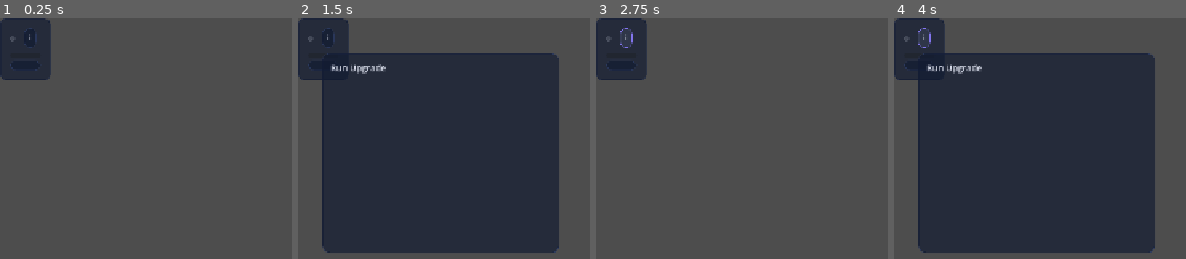
Above: before the commit, frames 1-4 (left to right).
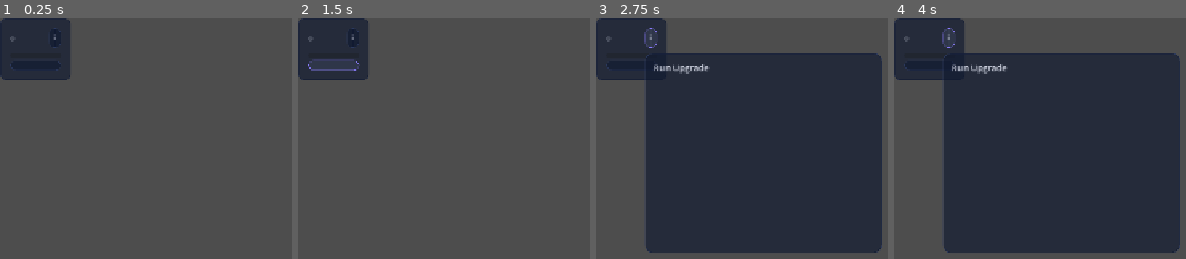
Above: after the commit, the same moments.

Repository: franciscoCapa27/Squared_2
Game: Godot game, scene res://scenes/ui/RunUpgradeCard.tscn
Same seed, same stepped clock (60 frames per second), same inputs: the game is played once before the commit and once after it. This scene is started directly instead of the project's main scene.
Inputs (mouse positions are in pixels of both pictures, inside the frame that each line leads up to; where the layout moved, square brackets give the same spot in the first picture):
- Up to frame 1 (0.25 s): no input
- Up to frame 2 (1.5 s): click "i" at 0.5 s; click (333, 66) [324, 66] at 1.25 s
- Up to frame 3 (2.75 s): click "i" at 2 s
- Up to frame 4 (4 s): click (929, 66) [920, 66] at 2.75 s; click "i" at 3.5 s

The runs differ from the first frame. In frame 1, 1.7% of the frame differs, in the area x 8-24%, y 0-26%; in frame 2, 67%; in frame 3, 68%, in the area x 8-98%, y 0-98%; in frame 4, 15%.

Commit message:
fix(ui): prevent card header squeezing

Diff:
--- a/squared-2/scenes/main/Main.tscn
+++ b/squared-2/scenes/main/Main.tscn
@@ -217,6 +217,7 @@
 [node name="PassiveGeneratorList" type="VBoxContainer" parent="RootMargin/MainVBox/BodyHBox/LeftPanel/PassivePanel/PassiveMargin/PassiveVBox/PassiveScroll" unique_id=1387505987]
 unique_name_in_owner = true
 layout_mode = 2
+size_flags_horizontal = 3
 theme_override_constants/separation = 12
 
 [node name="AchievementSummaryPanel" type="PanelContainer" parent="RootMargin/MainVBox/BodyHBox/LeftPanel" unique_id=425114931]
--- a/squared-2/scenes/ui/PassiveGeneratorCard.tscn
+++ b/squared-2/scenes/ui/PassiveGeneratorCard.tscn
@@ -7,6 +7,7 @@
 offset_right = 40.0
 offset_bottom = 40.0
 size_flags_vertical = 0
+size_flags_horizontal = 3
 script = ExtResource("1_w8yjn")
 
 [node name="CardMargin" type="MarginContainer" parent="." unique_id=1646056221]
@@ -44,6 +45,8 @@
 unique_name_in_owner = true
 custom_minimum_size = Vector2(18, 18)
 layout_mode = 2
+size_flags_horizontal = 0
+size_flags_vertical = 4
 theme_override_font_sizes/font_size = 11
 help_title = "Passive generator"
 
--- a/squared-2/scenes/ui/RunUpgradeCard.tscn
+++ b/squared-2/scenes/ui/RunUpgradeCard.tscn
@@ -7,6 +7,7 @@
 offset_right = 40.0
 offset_bottom = 40.0
 size_flags_vertical = 0
+size_flags_horizontal = 3
 script = ExtResource("1_i0pfe")
 
 [node name="MarginContainer" type="MarginContainer" parent="." unique_id=1764577585]
@@ -32,19 +33,26 @@
 unique_name_in_owner = true
 layout_mode = 2
 size_flags_horizontal = 3
-autowrap_mode = 3
+autowrap_mode = 0
+clip_text = true
+
+[node name="CategoryLevelLabel" type="Label" parent="MarginContainer/VBoxContainer/TitleRow" unique_id=1822474060]
+unique_name_in_owner = true
+layout_mode = 2
+custom_minimum_size = Vector2(34, 0)
+size_flags_horizontal = 0
+size_flags_vertical = 4
+autowrap_mode = 0
+clip_text = true
 
 [node name="DetailHelp" parent="MarginContainer/VBoxContainer/TitleRow" instance=ExtResource("2_contextual_help")]
 unique_name_in_owner = true
 custom_minimum_size = Vector2(18, 18)
 layout_mode = 2
+size_flags_horizontal = 0
+size_flags_vertical = 4
 theme_override_font_sizes/font_size = 11
 help_title = "Run Upgrade"
-
-[node name="CategoryLevelLabel" type="Label" parent="MarginContainer/VBoxContainer/TitleRow" unique_id=1822474060]
-unique_name_in_owner = true
-layout_mode = 2
-autowrap_mode = 3
 
 [node name="DescriptionLabel" type="RichTextLabel" parent="MarginContainer/VBoxContainer" unique_id=1982718839]
 unique_name_in_owner = true
